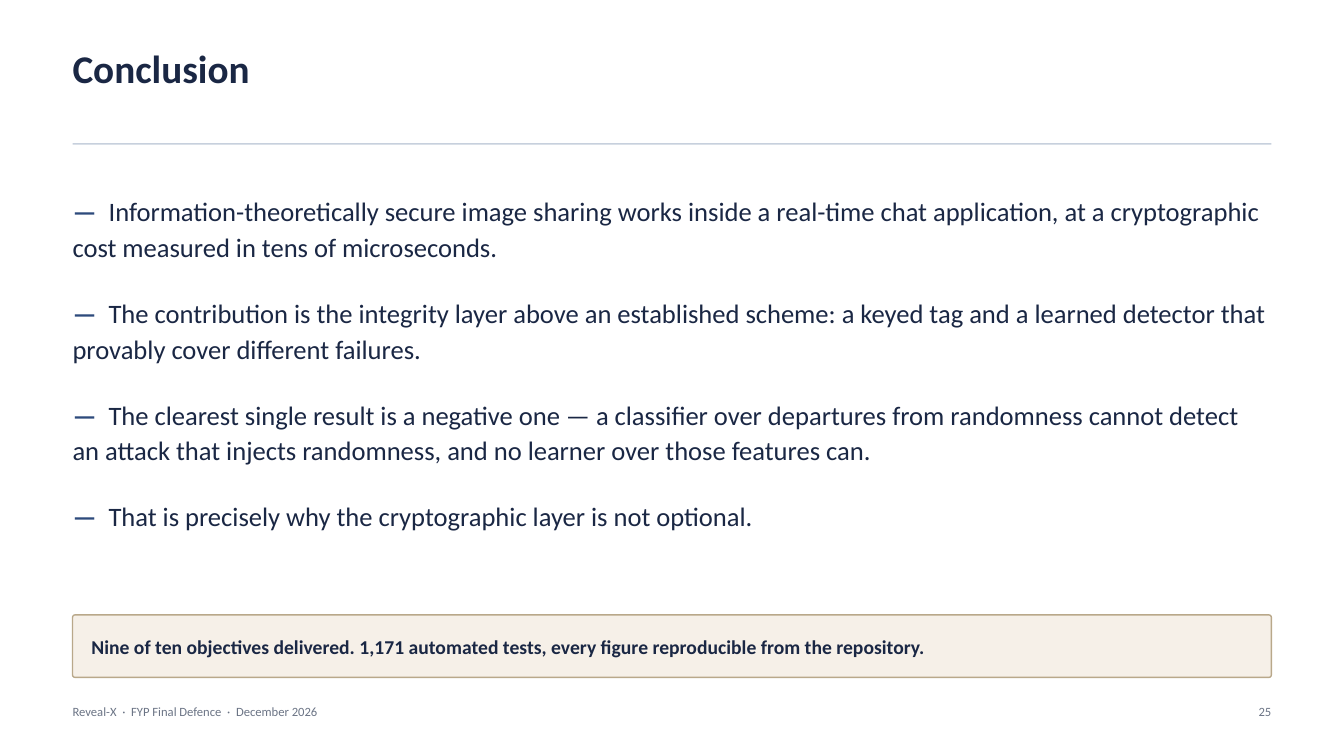
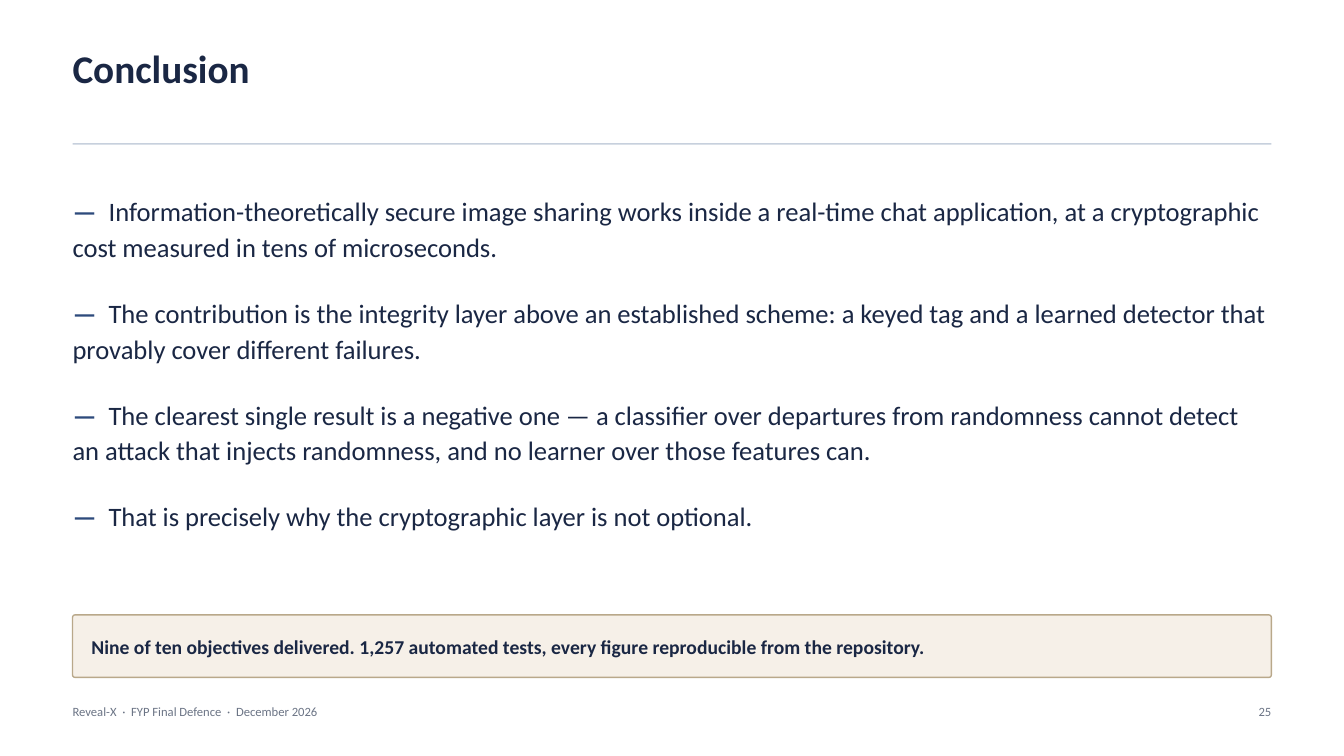
Before and after one commit to 1337PAIN/Reveal-X-chat, a slide deck: slide 25 of Reveal-X_FYP_Presentation.pptx. Drawn at 1344x756 pixels with LibreOffice and Linux fonts; fonts in the diff are those of the drawing. Boxes give left, top, right and bottom in pixels: in the first picture for what was removed or moved away, otherwise in the second. Text is boxed around its words. In the diff, an @@ line names an element or a change of style, - is before the commit and + after.

Commit message:
Bring the FYP report, deck and demo guide up to round 3
Regenerated from the builders, not amended: protocol v3 in the E2EE tables,
threat model and sequence figure; groups off by default; a third-review
paragraph (v3, DOMPurify and the OSV check, PostgreSQL and browser tests in
CI); the axe-core gate and the three defects it found; the cross-validated
accuracy and the small-share false alarms in 5.6.3, with retraining across
sizes as a new recommendation; re-measured test counts (1,063 server, 194
browser, 21 end-to-end), suite runtime and lines of code.

```diff
--- a/Reveal-X_FYP_Presentation.pptx
+++ b/Reveal-X_FYP_Presentation.pptx
@@ text in rounded rectangle at bbox=[91, 640, 924, 658]: text changed @@
-Nine of ten objectives delivered. 1,171 automated tests, every figure reproducible from the repository.
+Nine of ten objectives delivered. 1,257 automated tests, every figure reproducible from the repository.
```
Also in this commit, not shown: 2 other slides changed, 5 other files.
